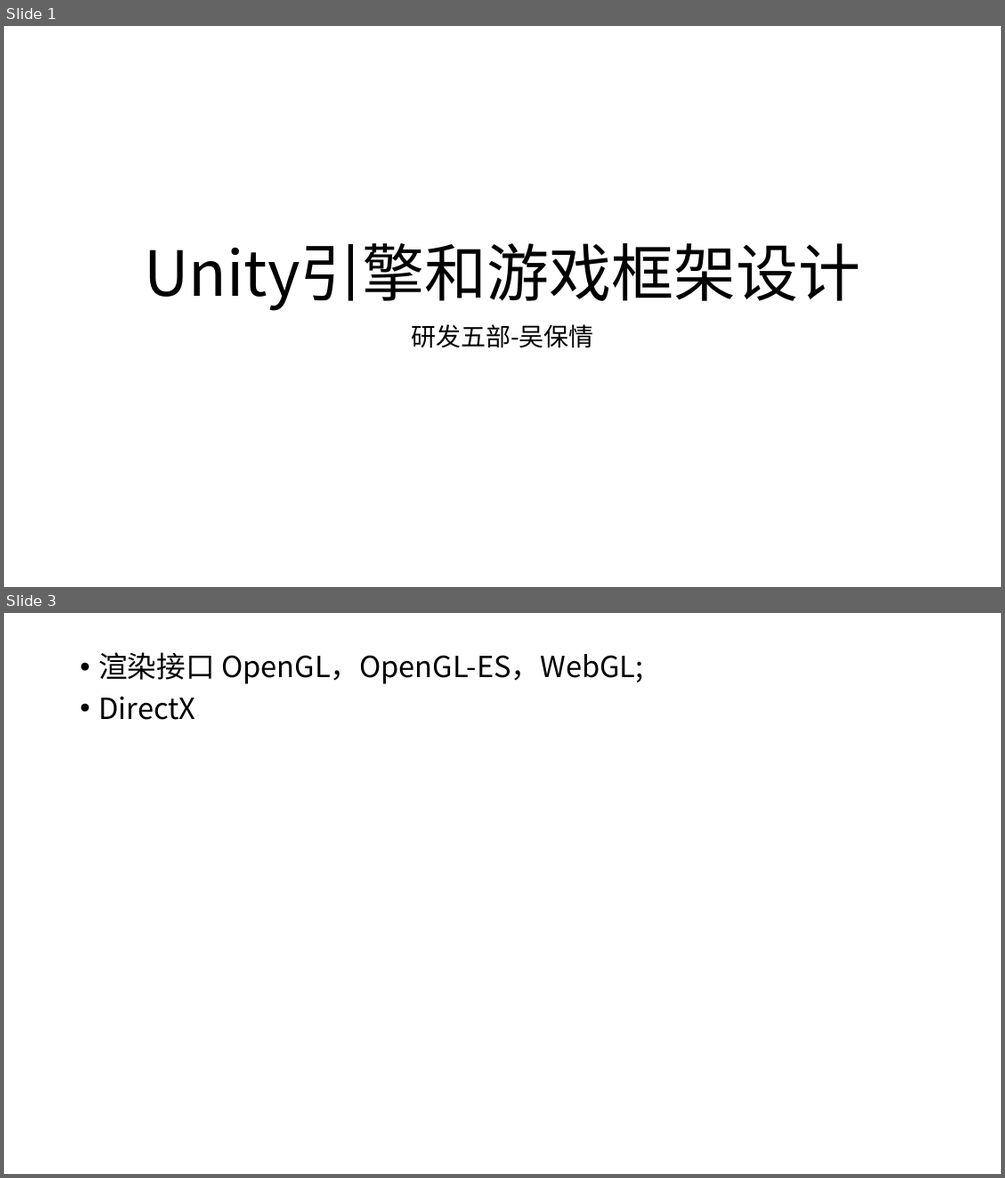
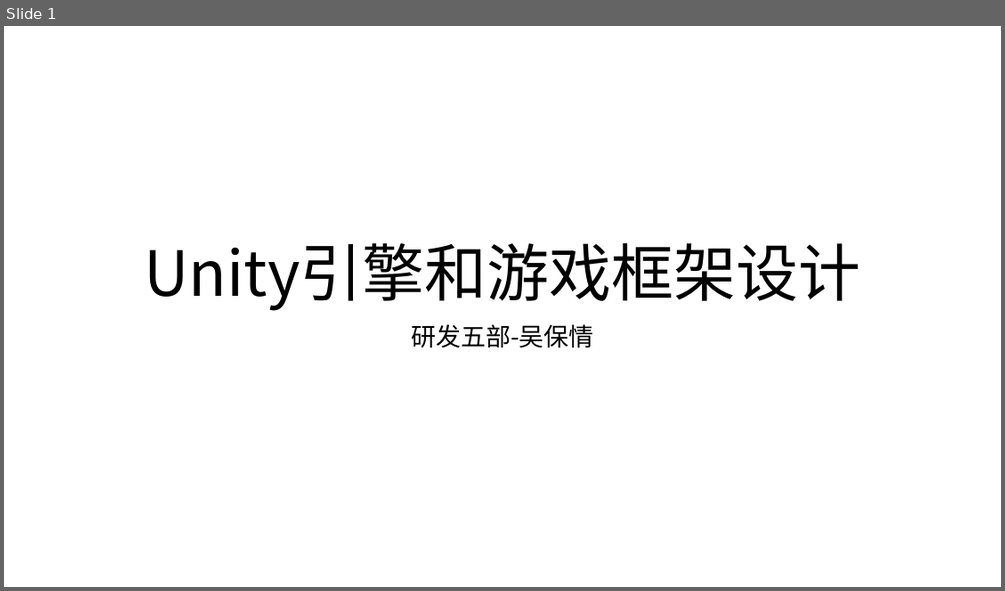
Before and after one commit to mshandle/GStar, a slide deck: Document/培训PPT.pptx. Shown one above the other, each under a label of ours: slides 1 and 3 before the commit, slide 1 after it; the slides between them are not shown. The pictures are 1005x1178 and 1005x591 pixels, drawn with LibreOffice and Linux fonts; fonts in the diff are those of the drawing. Boxes give left, top, right and bottom in pixels: in the first picture for what was removed or moved away, otherwise in the second. Text is boxed around its words. In the diff, an @@ line names an element or a change of style, - is before the commit and + after.

```diff
--- a/Document/培训PPT.pptx
+++ b/Document/培训PPT.pptx
@@ slide 3 removed at bbox=[4, 613, 1001, 1174], background #FFFFFF @@
@@ text removed at bbox=[98, 652, 644, 720] @@
-• 渲染接口 OpenGL，OpenGL-ES，WebGL;
-• DirectX
```
Also in this commit, not shown: 1 slide changed, 8 slides added, 1 other slide removed, 13 other files.
